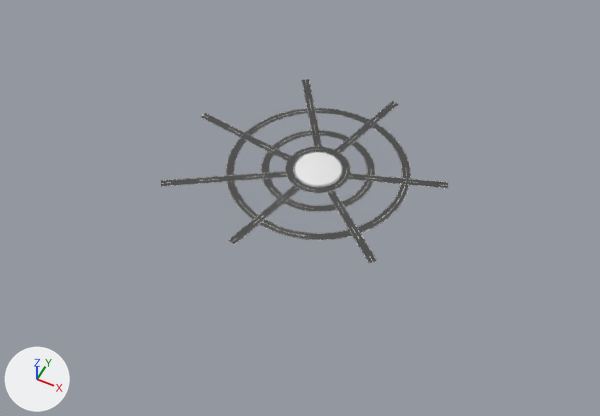
An edit to the FBX model Assets/Art/Models/City/Buildings/Meshes/Road.fbx, drawn before and after from the same camera.
Both versions are drawn from a 50 mm camera at (7.06, -8.94, 12.32) aimed at (1.9, 1.39, -0.59). Arrows for +X, +Y and +Z are at lower left; the lights stay in place. Where no turn or scale is listed for an object, it has been applied to the vertices.
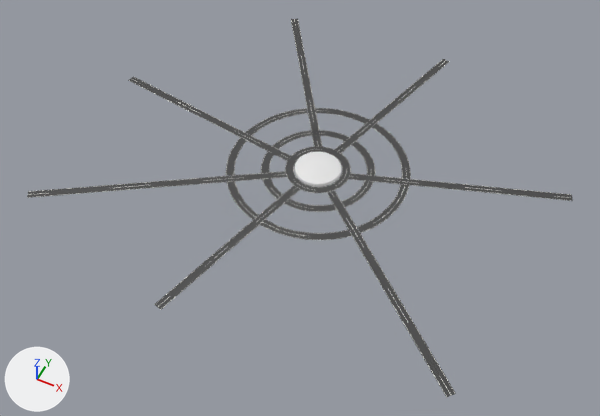
Commit message: fix road

Edits to the bpy script that builds the scene:
```text
Change me_mesh_001:
    where me_mesh_001.from_pydata(...)  # 17 vertices, 3 faces; spans x -3.6..-0.79, y -1.88..2.52, z 0.0
    used by ob_plane_1; location = (2.58, 2.05, 0.0)
    me_mesh_001 part 5
    me_mesh_001.vertices[0].co: (-3.6, 0.28, 0.0) -> (-5.74, 0.62, 0.0)  # pixel (200, 117) -> pixel (128, 80)
    me_mesh_001.vertices[1].co: (-3.57, 0.46, 0.0) -> (-5.71, 0.8, 0.0)  # pixel (205, 112) -> pixel (133, 76)
    me_mesh_001 part 6
    me_mesh_001.vertices[2].co: (-3.23, -1.88, 0.0) -> (-5.46, -3.34, 0.0)  # pixel (160, 186) -> pixel (27, 197)
    me_mesh_001.vertices[3].co: (-3.33, -1.72, 0.0) -> (-5.56, -3.18, 0.0)  # pixel (160, 180) -> pixel (28, 191)
    me_mesh_001 part 7
    me_mesh_001.vertices[4].co: (-2.19, 2.42, 0.0) -> (-3.48, 4.41, 0.0)  # pixel (301, 79) -> pixel (290, 19)
    me_mesh_001.vertices[5].co: (-2.03, 2.52, 0.0) -> (-3.32, 4.51, 0.0)  # pixel (309, 79) -> pixel (297, 18)
Change me_mesh:
    where me_mesh.from_pydata(...)  # 22 vertices, 4 faces; spans x -1.31..2.01, y -2.53..2.67, z 0.0
    used by ob_plane_2; location = (2.58, 2.05, 0.0)
    me_mesh part 1
    me_mesh.vertices[0].co: (1.95, 0.85, 0.0) -> (4.29, 1.64, 0.0)  # pixel (448, 182) -> pixel (572, 194)
    me_mesh.vertices[1].co: (2.01, 0.68, 0.0) -> (4.35, 1.47, 0.0)  # pixel (448, 188) -> pixel (572, 201)
    me_mesh part 2
    me_mesh.vertices[2].co: (-0.04, 2.67, 0.0) -> (0.46, 4.61, 0.0)  # pixel (392, 100) -> pixel (443, 58)
    me_mesh.vertices[3].co: (0.14, 2.63, 0.0) -> (0.64, 4.57, 0.0)  # pixel (398, 104) -> pixel (449, 61)
    me_mesh part 3
    me_mesh.vertices[4].co: (1.45, -1.67, 0.0) -> (3.71, -3.66, 0.0)  # pixel (377, 260) -> pixel (456, 393)
    me_mesh.vertices[5].co: (1.33, -1.81, 0.0) -> (3.59, -3.8, 0.0)  # pixel (368, 263) -> pixel (446, 397)
    me_mesh part 4
    me_mesh.vertices[6].co: (-1.13, -2.53, 0.0) -> (-1.58, -4.43, 0.0)  # pixel (234, 244) -> pixel (160, 309)
    me_mesh.vertices[7].co: (-1.31, -2.49, 0.0) -> (-1.75, -4.39, 0.0)  # pixel (228, 240) -> pixel (153, 304)
Change ob_cylinder_3:
    ob_cylinder_3.location: (2.0, 2.03, 0.03) -> (1.98, 2.05, 0.03)
```

Pixel boxes (x1, y1, x2, y2) of what changed, in the pictures (600 x 416 px; the box of a moved part takes in the faces that stretch with it):
'Plane_2', reshaped (91% wider, 108% taller): before (229, 101, 448, 263); after (154, 59, 573, 397)
'Plane_1', reshaped (83% wider, 65% taller): before (161, 79, 322, 187); after (27, 19, 322, 198)
'Cylinder_3', moved: before (295, 152, 342, 187); after (295, 152, 342, 186)
part 1 of me_mesh, moved or reshaped: before (349, 173, 448, 189); after (349, 173, 573, 201)
part 2 of me_mesh, moved or reshaped: before (333, 101, 399, 154); after (333, 59, 449, 154)
part 3 of me_mesh, moved or reshaped: before (327, 191, 377, 263); after (327, 191, 456, 397)
part 4 of me_mesh, moved or reshaped: before (229, 185, 301, 245); after (154, 185, 301, 310)
part 5 of me_mesh_001, moved or reshaped: before (201, 113, 292, 161); after (128, 76, 291, 161)
part 6 of me_mesh_001, moved or reshaped: before (161, 171, 287, 187); after (27, 171, 287, 198)
part 7 of me_mesh_001, moved or reshaped: before (302, 79, 322, 147); after (291, 19, 322, 147)
